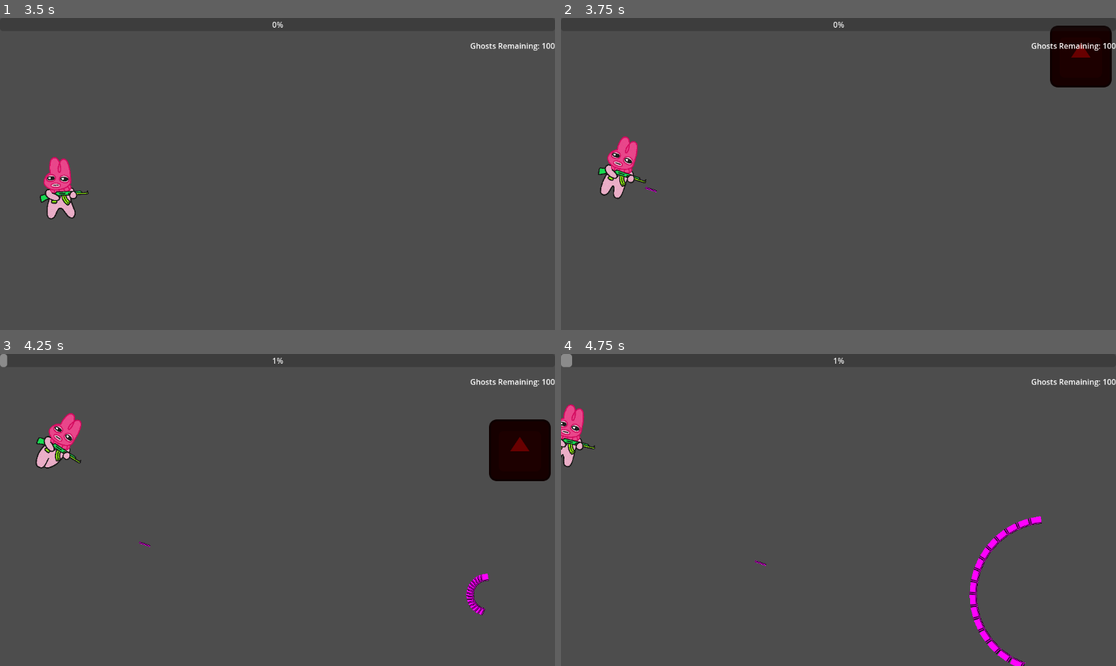
Above: before the commit, frames 1-4 (two rows, left to right).
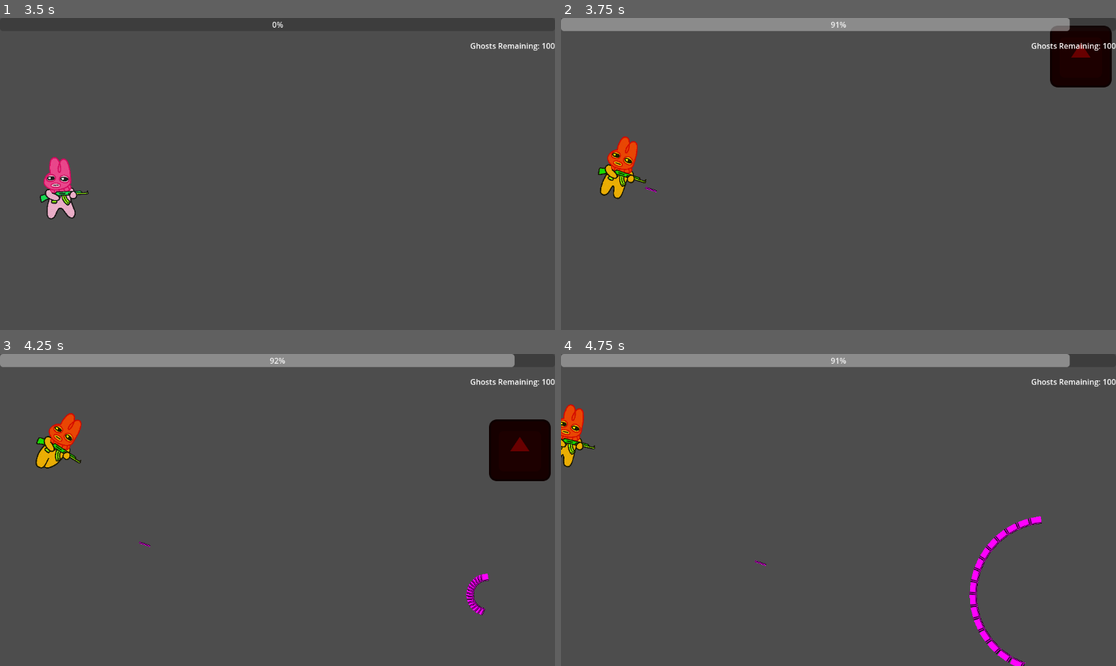
Above: after the commit, the same moments.

Repository: NovaTome/ntgamejam2025
Game: Godot game, scene res://Scenes/root.tscn
Two runs of this game, one before a commit and one after it. Both use one fixed random seed, a clock stepped at 60 frames per second and the inputs below. The engine's default icon, where the game draws it, is replaced by a stand-in: a white triangle on a blue panel in a dark square.
Inputs (mouse positions are in pixels of both pictures, inside the frame that each line leads up to):
- Up to frame 1 (3.5 s): click "Start" at 0.5 s; tap Enter at 1.25 s; move the mouse to (399, 158) at 1.27 s; hold D (right) 1.28-2.03 s; hold R (ring, bound only after the commit) 1.28-2.03 s; click (399, 158) at 1.42 s; move the mouse to (166, 189) at 2.02 s; hold S (down) 2.03-2.78 s; tap Space (fire) at 2.1 s; tap R (ring, bound only after the commit) at 2.3, 3.05 s; move the mouse to (333, 105) at 2.77 s; hold D (right) from 2.78 s (still down); hold X (spawn) from 2.78 s (still down)
- Up to frame 2 (3.75 s): tap Space (fire) at 3.5 s; move the mouse to (810, 236) at 3.52 s; release D (right) at 3.53 s; release X (spawn) at 3.53 s; hold W (up) from 3.53 s (still down); tap R (ring, bound only after the commit) at 3.6 s; click (810, 236) at 3.67 s
- Up to frame 3 (4.25 s): keep holding W (up)
- Up to frame 4 (4.75 s): move the mouse to (1005, 556) at 4.27 s; release W (up) at 4.28 s; hold A (left) from 4.28 s (still down); hold R (ring, bound only after the commit) from 4.28 s (still down)

Frame 1 is identical in both runs. In frame 2, 4.6% of the frame differs, in the area x 0-92%, y 0-58%; in frame 3, 4.6%; in frame 4, 4.3%.

Commit message:
fix rebase

Diff:
--- a/project.godot
+++ b/project.godot
@@ -60,6 +60,11 @@
 , Object(InputEventMouseButton,"resource_local_to_scene":false,"resource_name":"","device":-1,"window_id":0,"alt_presse …(250 unchanged characters)…
 ]
 }
+ring={
+"deadzone": 0.2,
+"events": [Object(InputEventKey,"resource_local_to_scene":false,"resource_name":"","device":-1,"window_id":0,"alt_pressed":false,"shift_pressed":false,"ctrl_pressed":false,"meta_pressed":false,"pressed":false,"keycode":0,"physical_keycode":82,"key_label":0,"unicode":114,"location":0,"echo":false,"script":null)
+]
+}
 
 [layer_names]
 
Not shown: 1 places in Scenes/boss_room.tscn that only renumber resources
